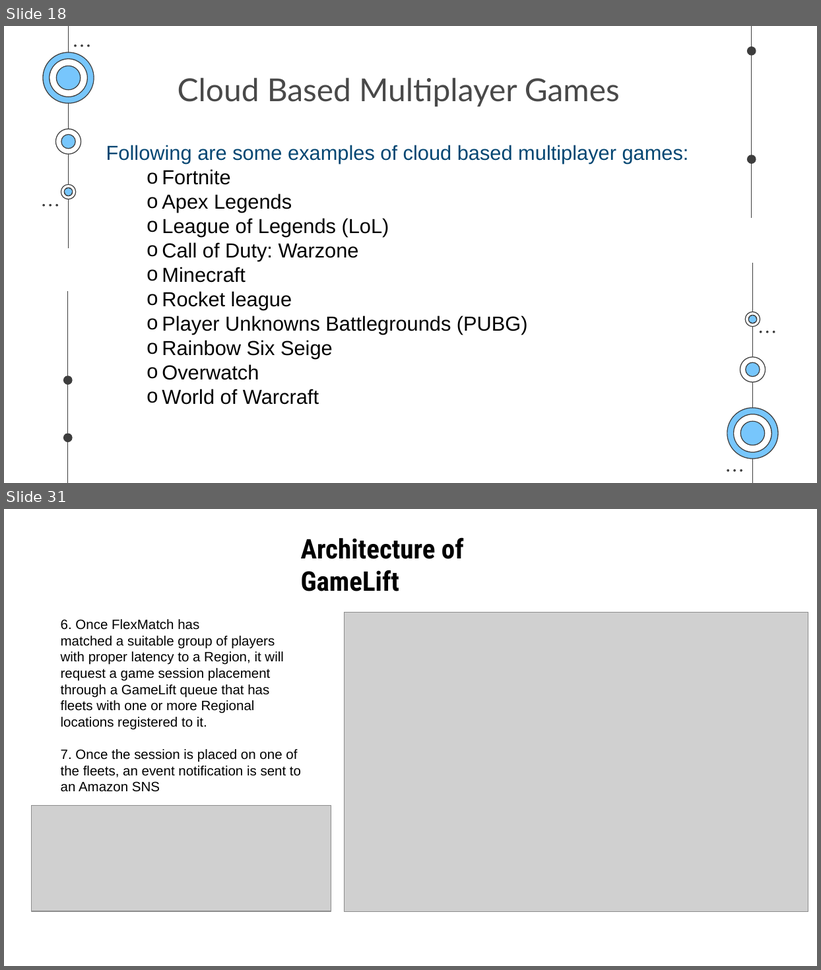
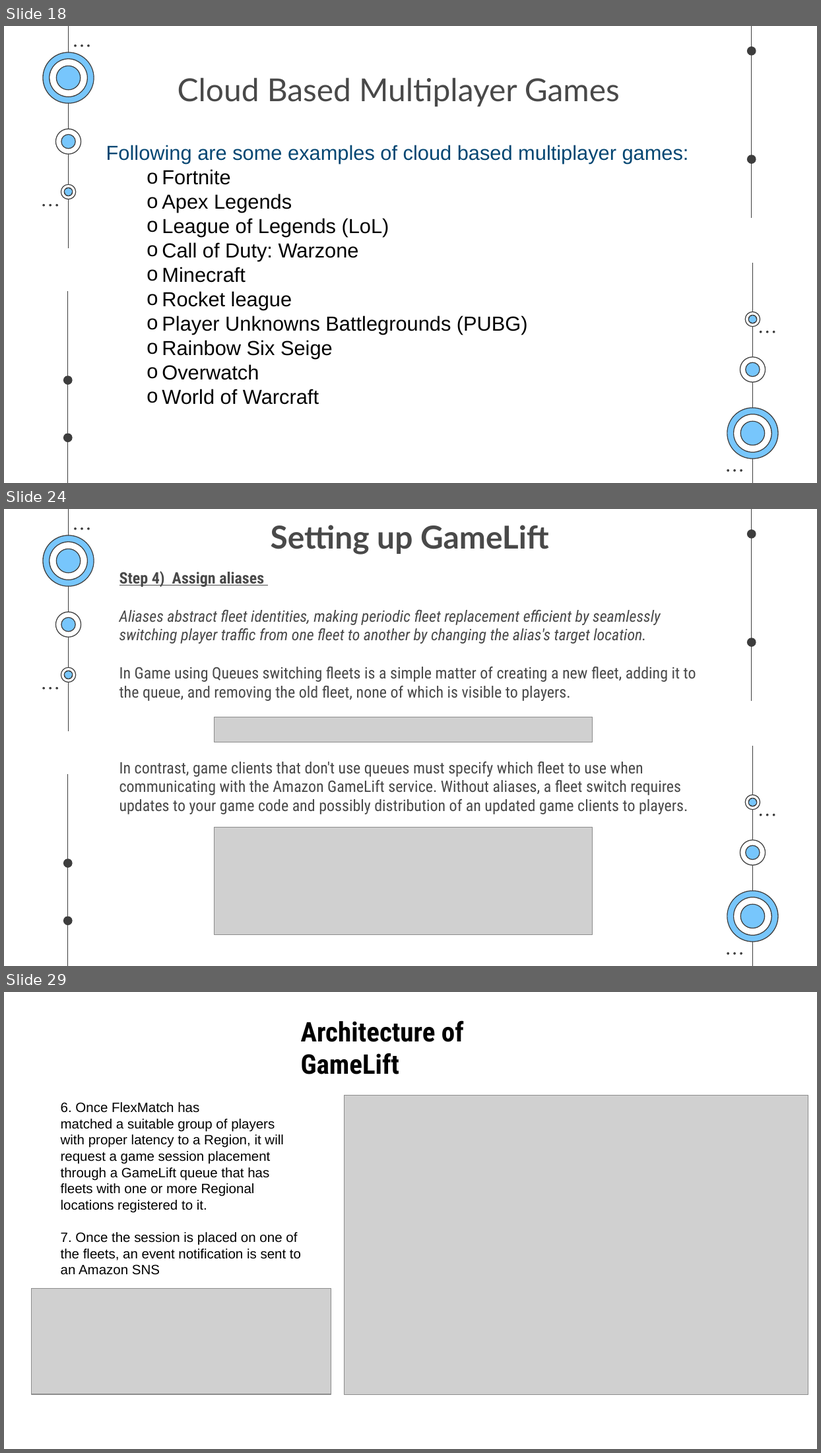
Before and after one commit to SaurabhYadav388/misc_works, a slide deck: Cloud_PPT/Shosau.pptx. Shown one above the other, each under a label of ours: slides 18 and 31 before the commit, slides 18, 24 and 29 after it; the slides between them are not shown. The pictures are 821x970 and 821x1453 pixels, drawn with LibreOffice and Linux fonts; fonts in the diff are those of the drawing; grey boxes stand for pictures. Boxes give left, top, right and bottom in pixels: in the first picture for what was removed or moved away, otherwise in the second. Text is boxed around its words. In the diff, an @@ line names an element or a change of style, - is before the commit and + after.

```diff
--- a/Cloud_PPT/Shosau.pptx
+++ b/Cloud_PPT/Shosau.pptx
@@ slide 24 added at [4, 509, 817, 966], background #FFFFFF; not listed: 48 template elements that a slide beside it also shows @@
@@ title added at [271, 525, 549, 555], 28 pt, text #494949, bold @@
+Setting up GameLift
@@ subtitle added at [120, 571, 696, 815], 14 pt, text #494949 @@
+Step 4) Assign aliases
+Aliases abstract fleet identities, making periodic fleet replacement efficient by seamlessly switching player traffic from one fleet to another by changing the alias's target location.
+In Game using Queues switching fleets is a simple matter of creating a new fleet, adding it to the queue, and removing the old fleet, none of which is visible to players.
+In contrast, game clients that don't use queues must specify which fleet to use when communicating with the Amazon GameLift service. Without aliases, a fleet switch requires updates to your game code and possibly distribution of an updated game clients to players.
@@ picture added at [215, 717, 593, 743] @@
@@ picture added at [215, 828, 593, 935] @@
@@ what was slide 31 is now slide 29 @@
```
Also in this commit, not shown: 12 slides changed, 7 other slides added, 7 slides removed.
